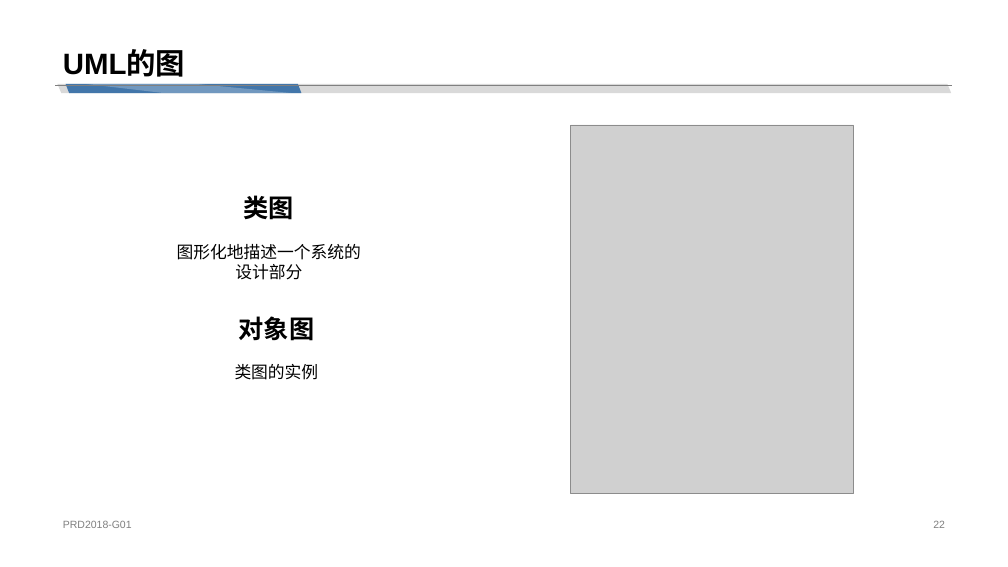
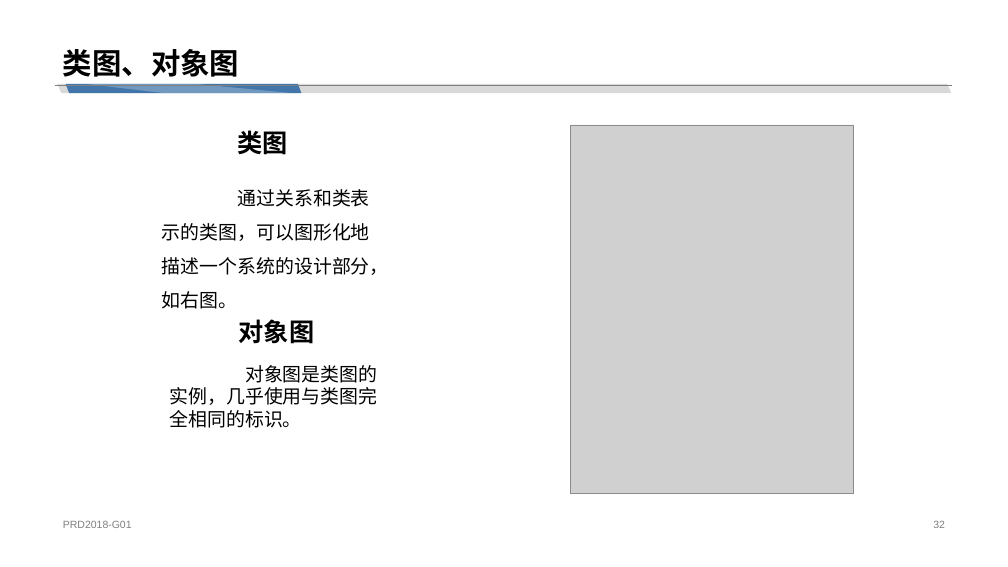
Before and after one commit to cchello/PRD2018-G01, a slide deck: slide 32 of 非受控文档/陈铉文/UML概述.pptx (slide 22 before the commit). Drawn at 1008x567 pixels with LibreOffice and Linux fonts; fonts in the diff are those of the drawing; grey boxes stand for pictures. Boxes give left, top, right and bottom in pixels: in the first picture for what was removed or moved away, otherwise in the second. Text is boxed around its words. In the diff, an @@ line names an element or a change of style, - is before the commit and + after.

```diff
--- a/非受控文档/陈铉文/UML概述.pptx
+++ b/非受控文档/陈铉文/UML概述.pptx
@@ title at (63, 49, 239, 77): text changed @@
-UML的图
+类图、对象图
@@ text "类图": place and size @@
-text "类图" at (244, 195, 294, 219)
+text "类图" at (237, 130, 287, 154)
@@ text at (162, 189, 389, 309): text changed; size 16 to 18 pt @@
-图形化地描述一个系统的
-设计部分
+通过关系和类表示的类图，可以图形化地描述一个系统的设计部分，如右图。
@@ text at (170, 365, 378, 428): text changed; size 16 to 18 pt @@
-类图的实例
+对象图是类图的实例，几乎使用与类图完全相同的标识。
```
Also in this commit, not shown: 16 other slides changed, 12 slides added.
